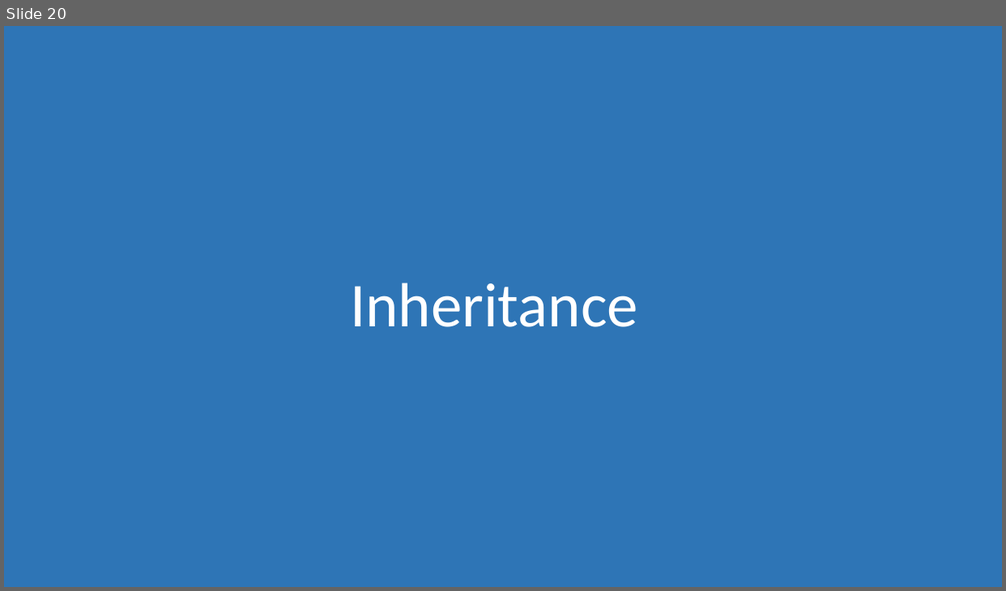
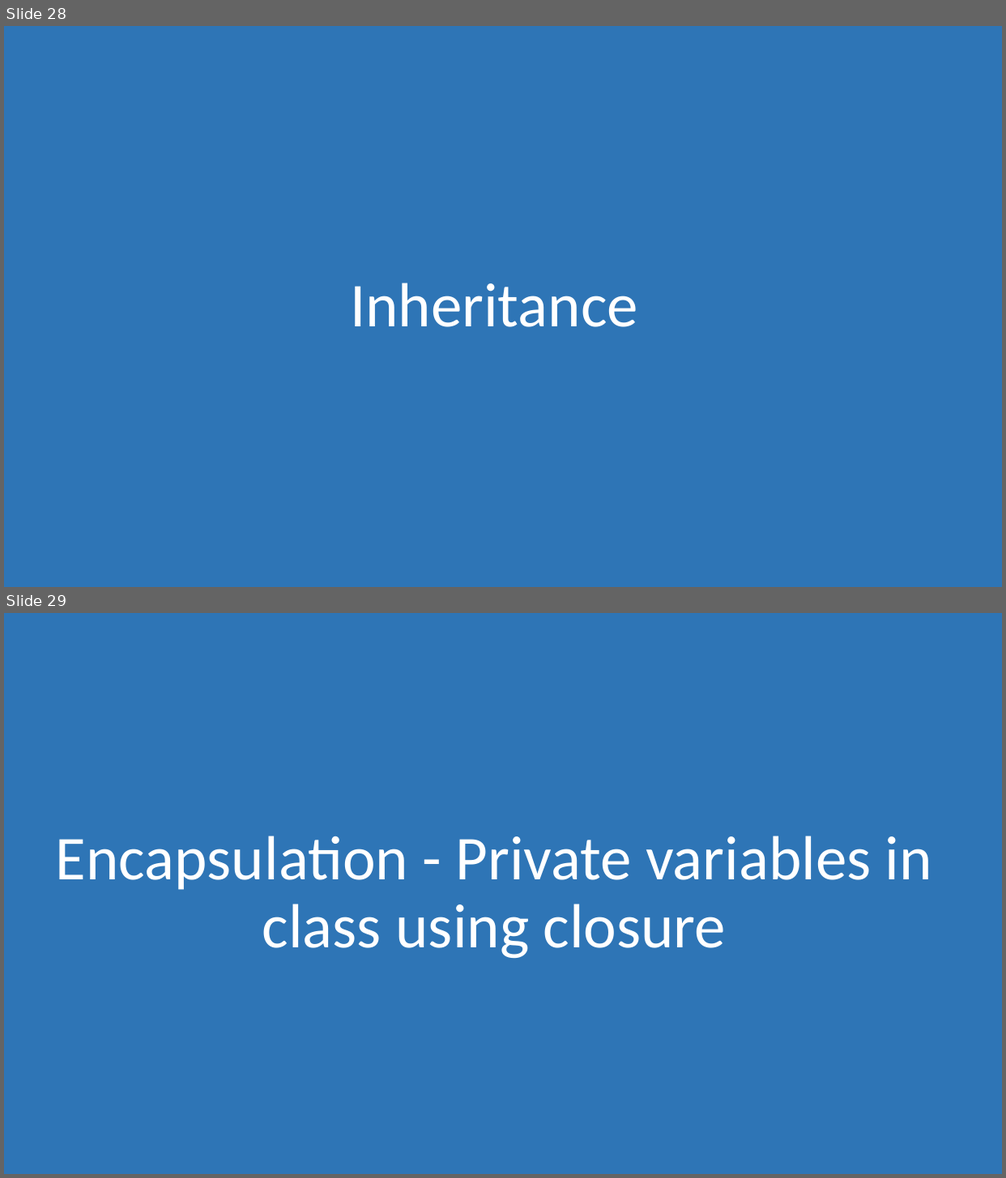
Before and after one commit to morkkis/PWD, a slide deck: presentations/chapter-1/Practical Web Dev.pptx. Shown one above the other, each under a label of ours: slide 20 before the commit, slides 28 and 29 after it. The pictures are 1006x591 and 1006x1178 pixels, drawn with LibreOffice and Linux fonts; fonts in the diff are those of the drawing. Boxes give left, top, right and bottom in pixels: in the first picture for what was removed or moved away, otherwise in the second. Text is boxed around its words. In the diff, an @@ line names an element or a change of style, - is before the commit and + after.

```diff
--- a/presentations/chapter-1/Practical Web Dev.pptx
+++ b/presentations/chapter-1/Practical Web Dev.pptx
@@ slide 29 added at (4,613,1002,1174), background #FFFFFF @@
@@ rectangle added at (4,613,1002,1174), fill #2E75B6 @@
@@ title added at (56,836,932,959), 60 pt, text #FFFFFF @@
+Encapsulation - Private variables in class using closure
@@ what was slide 20 is now slide 28 @@
```
Also in this commit, not shown: 3 slides changed, 26 other slides added, 17 slides removed, 7 other files.
